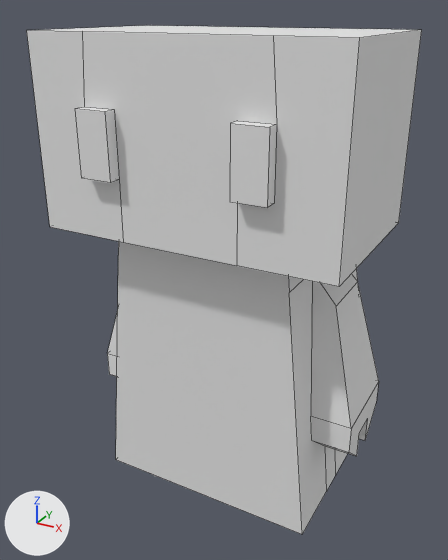
Renders of the FBX model Assets/Models/Enemies/AttractionRobot.fbx from each side of a commit.
Rendered twice from a 50 mm camera at (2.35, -4.85, 4.15) aimed at (-0.13, -0.34, 1.9). The lights are fixed; the arrows at lower left show +X, +Y and +Z. Mesh edges are drawn as thin lines. Vertices at the same position are counted once.

Script lines for the objects in view, before the commit:
```python
mat_material = principled_material('Material')
mat_material.base_color = (0.8, 0.8, 0.8)  # white #e7e7e7
mat_material.roughness = 0.69
me_cube = bpy.data.meshes.new('Cube')
me_cube.from_pydata(...)  # 86 vertices, 53 faces; spans x -1.25..1.25, y -1.39..0.95, z 0.0..4.0
me_cube.materials.append(mat_material)  # white #e7e7e7
ob_cube = bpy.data.objects.new('Cube', me_cube)
ob_cube.location = (0.0, 0.0, 0.0)
```
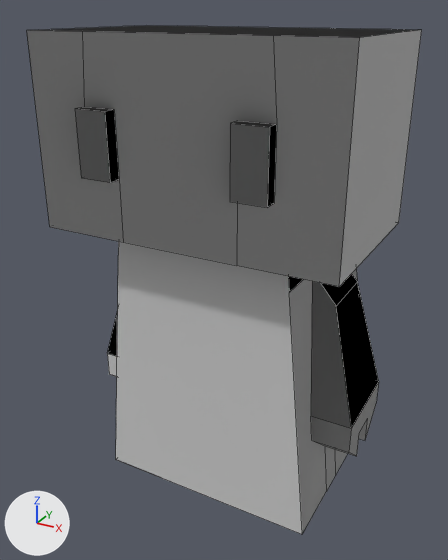
Boxes [x1, y1, x2, y2] around the edits, measured in the pictures (448 x 560 px):
```json
{"object": "Cube", "change": "surface changed", "before": [27, 25, 422, 534], "after": [27, 25, 422, 534]}
```

The change, as JSON lines over the scene's bpy script:
```json
{"op": "add", "block": "img_attractionbot_png", "code": ["img_attractionbot_png = load_image('AttractionBot.png', 'Materials/AttractionBot.png', 1024, 1024, 'Non-Color')"]}
{"op": "add", "block": "mat_material", "code": "n2 = _N.new('ShaderNodeTexImage'); n2.name = 'Image Texture'"}
{"op": "add", "block": "mat_material", "code": "n2.image = img_attractionbot_png"}
{"op": "add", "block": "mat_material", "code": "n3 = _N.new('ShaderNodeNormalMap'); n3.name = 'Normal Map'"}
{"block": "mat_material", "where": "n0 = _N.new('ShaderNodeBsdfPrincipled'); n0.name = 'Principled BSDF'"}
{"op": "add", "block": "mat_material", "code": "_L.new(n2.outputs[0], n3.inputs[1])  # 'Color' to 'Color'"}
{"op": "add", "block": "mat_material", "code": "_L.new(n3.outputs[0], n0.inputs[5])  # 'Normal' to 'Normal'"}
{"block": "me_cube", "where": "me_cube.from_pydata(...)  # 86 vertices, 53 faces; spans x -1.25..1.25, y -1.39..0.95, z 0.0..4.0"}
{"block": "me_cube", "where": "# used by ob_cube; location = (0.0, 0.0, 0.0)"}
{"block": "me_cube", "change": "me_cube part 1: texture (UV) coordinates changed"}
```
